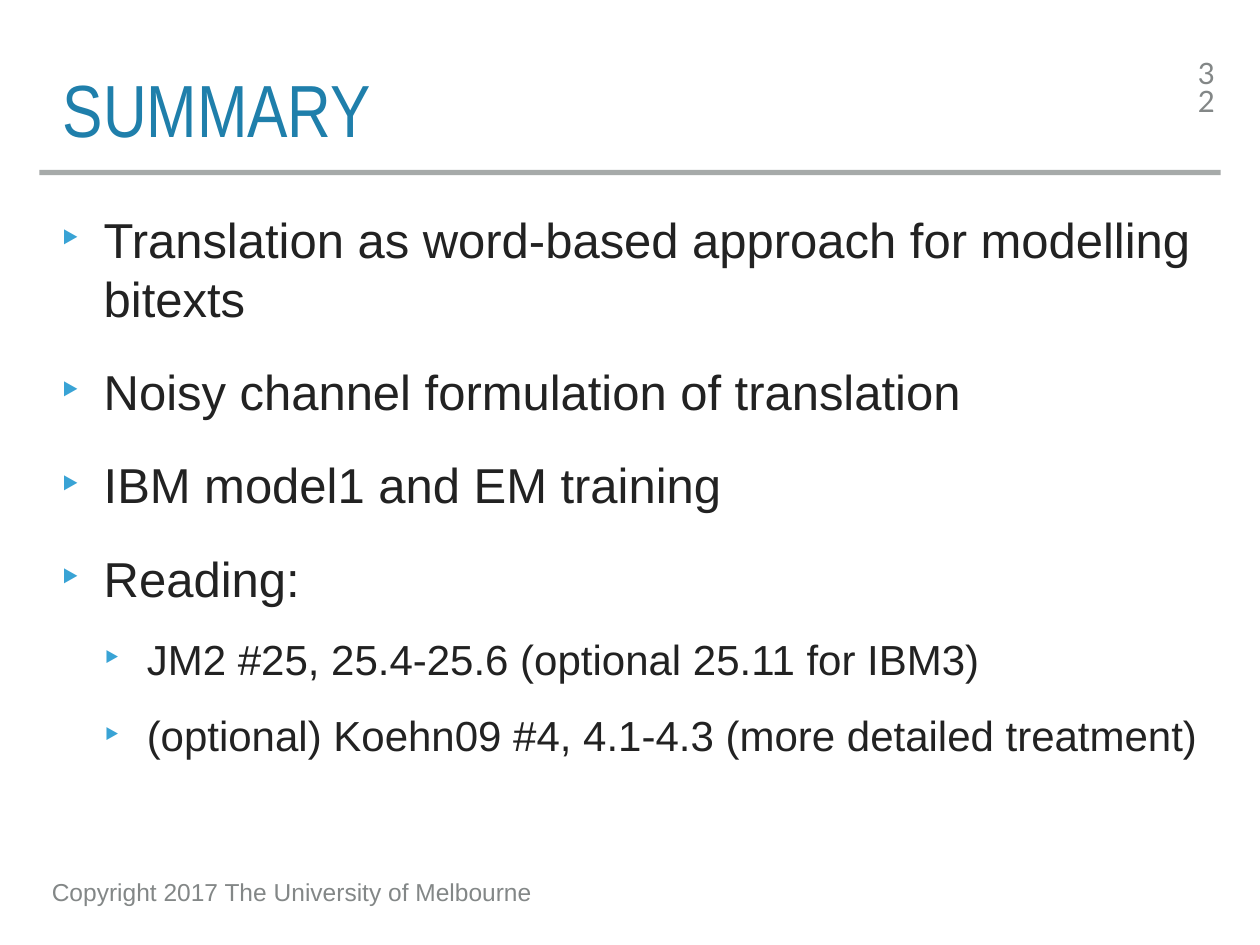
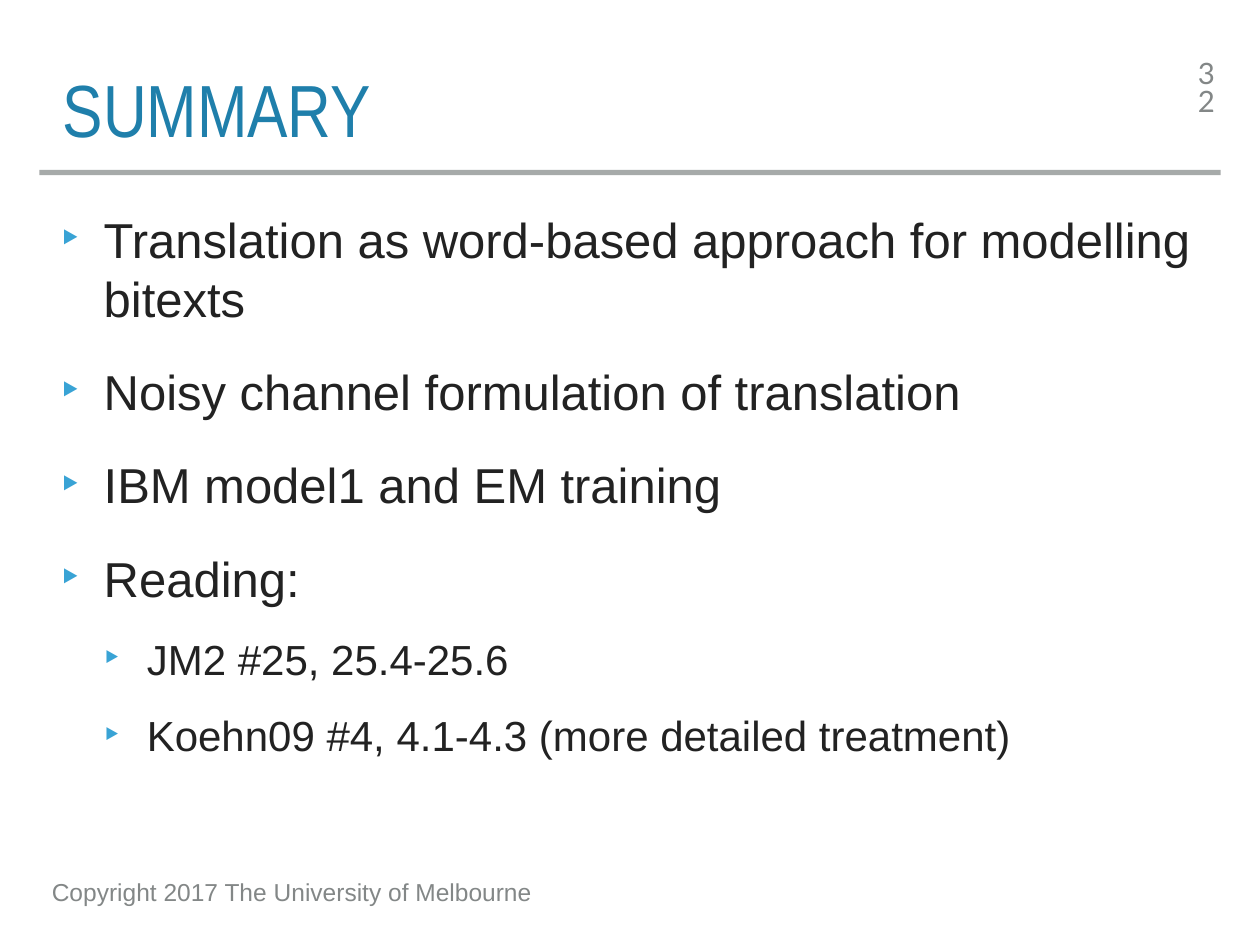
Before and after one commit to trevorcohn/comp90042, a slide deck: slide 32 of slides/WSTA_L20_machine_translation_word.pptx. Drawn at 1260x945 pixels with LibreOffice and Linux fonts; fonts in the diff are those of the drawing. Boxes give left, top, right and bottom in pixels: in the first picture for what was removed or moved away, otherwise in the second. Text is boxed around its words. In the diff, an @@ line names an element or a change of style, - is before the commit and + after.

```diff
--- a/slides/WSTA_L20_machine_translation_word.pptx
+++ b/slides/WSTA_L20_machine_translation_word.pptx
@@ text at [147, 645, 1010, 760]: text changed @@
-  ‣ JM2 #25, 25.4-25.6 (optional 25.11 for IBM3)
-  ‣ (optional) Koehn09 #4, 4.1-4.3 (more detailed treatment)
+  ‣ JM2 #25, 25.4-25.6
+  ‣ Koehn09 #4, 4.1-4.3 (more detailed treatment)
```
Also in this commit, not shown: 4 other files.
